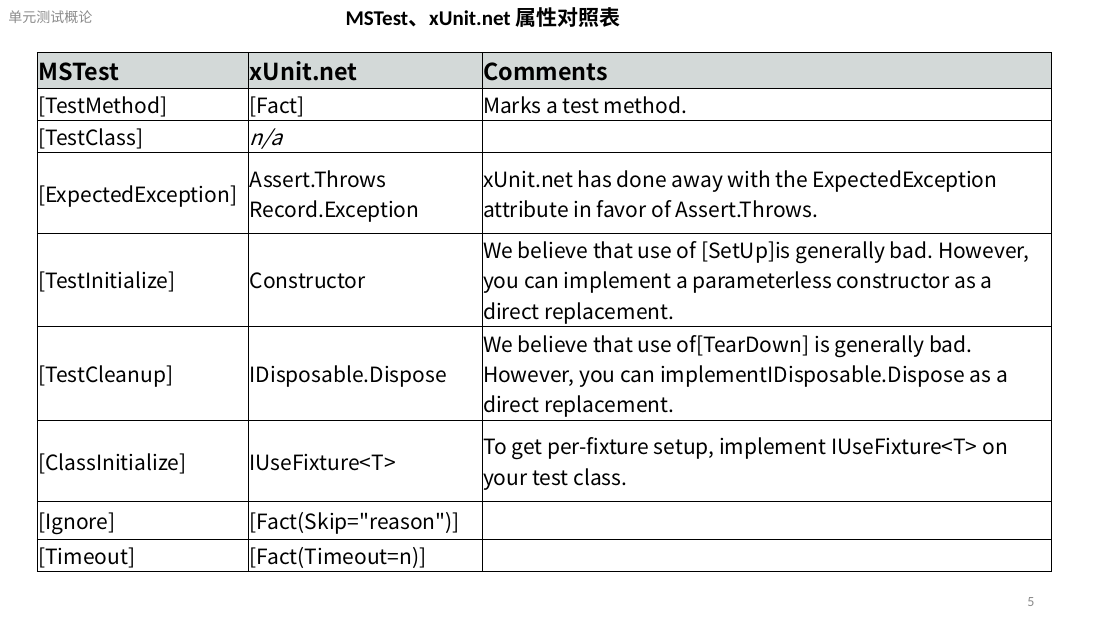
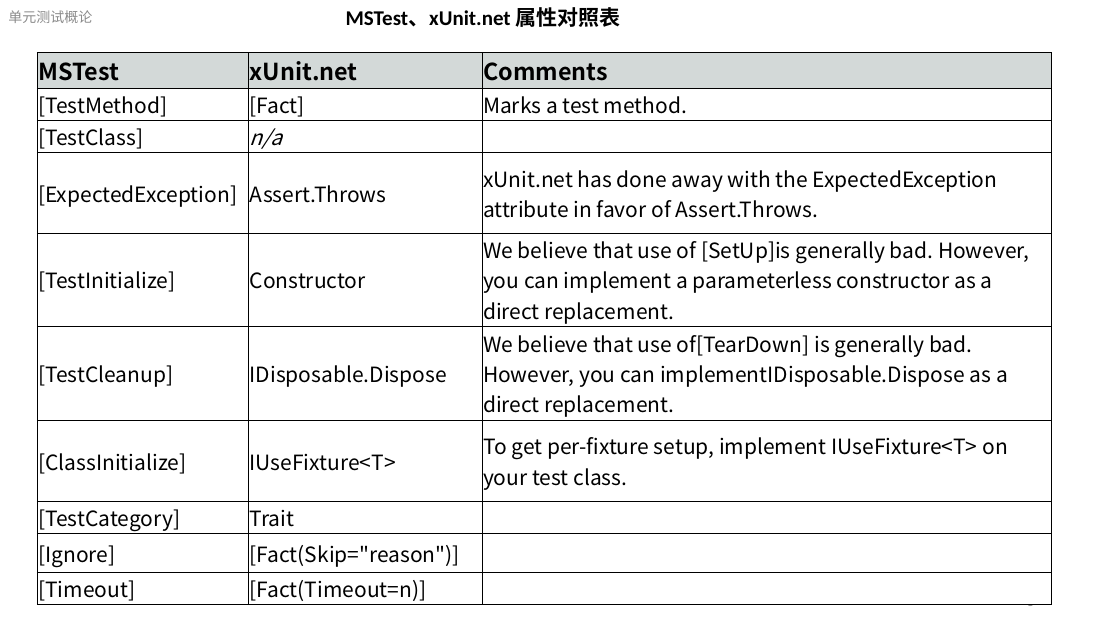
Before and after one commit to ReganHe/SharpUnitTest, a slide deck: slide 5 of MyUnitTest/Document/单元测试.pptx. Drawn at 1120x630 pixels with LibreOffice and Linux fonts; fonts in the diff are those of the drawing. Boxes give left, top, right and bottom in pixels: in the first picture for what was removed or moved away, otherwise in the second. Text is boxed around its words. In the diff, an @@ line names an element or a change of style, - is before the commit and + after.

```diff
--- a/MyUnitTest/Document/单元测试.pptx
+++ b/MyUnitTest/Document/单元测试.pptx
@@ table at (37, 53, 1052, 605) @@
-row 4, column 2: Assert.Throws / Record.Exception
+row 4, column 2: Assert.Throws
+row 8: [TestCategory] | Trait | 
```
Also in this commit, not shown: 3 other slides changed, 26 other files.
